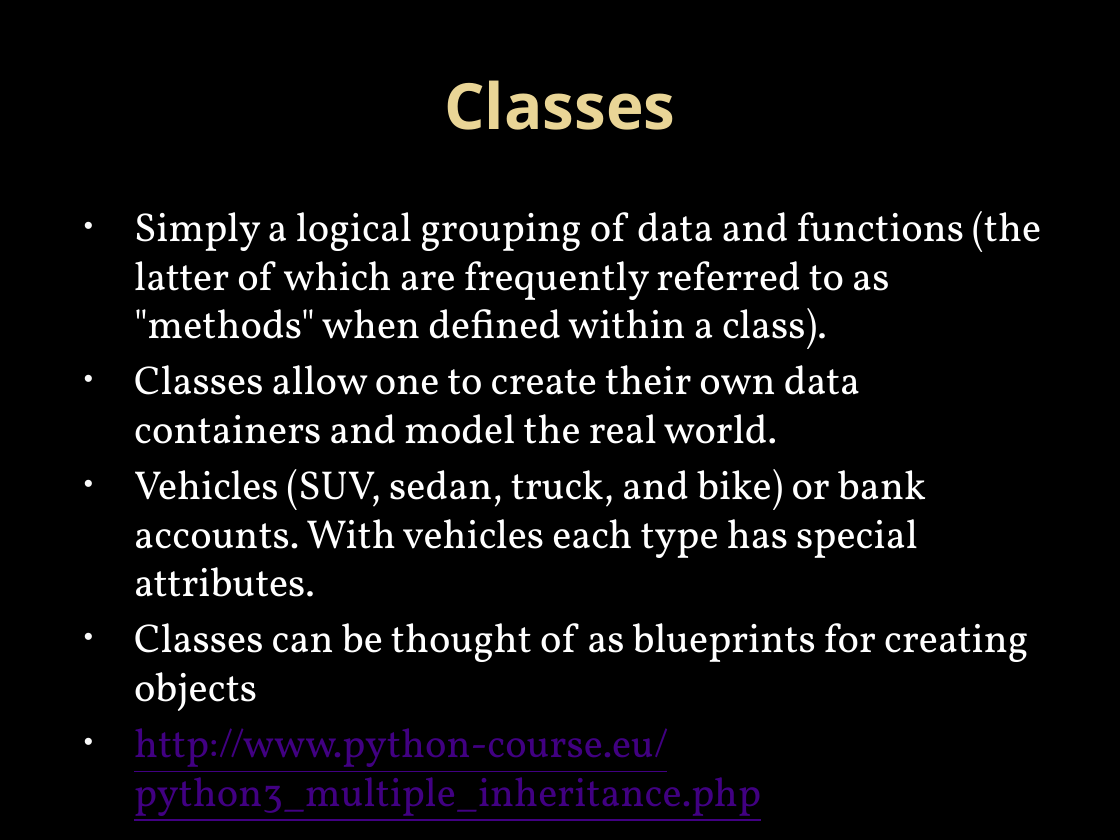
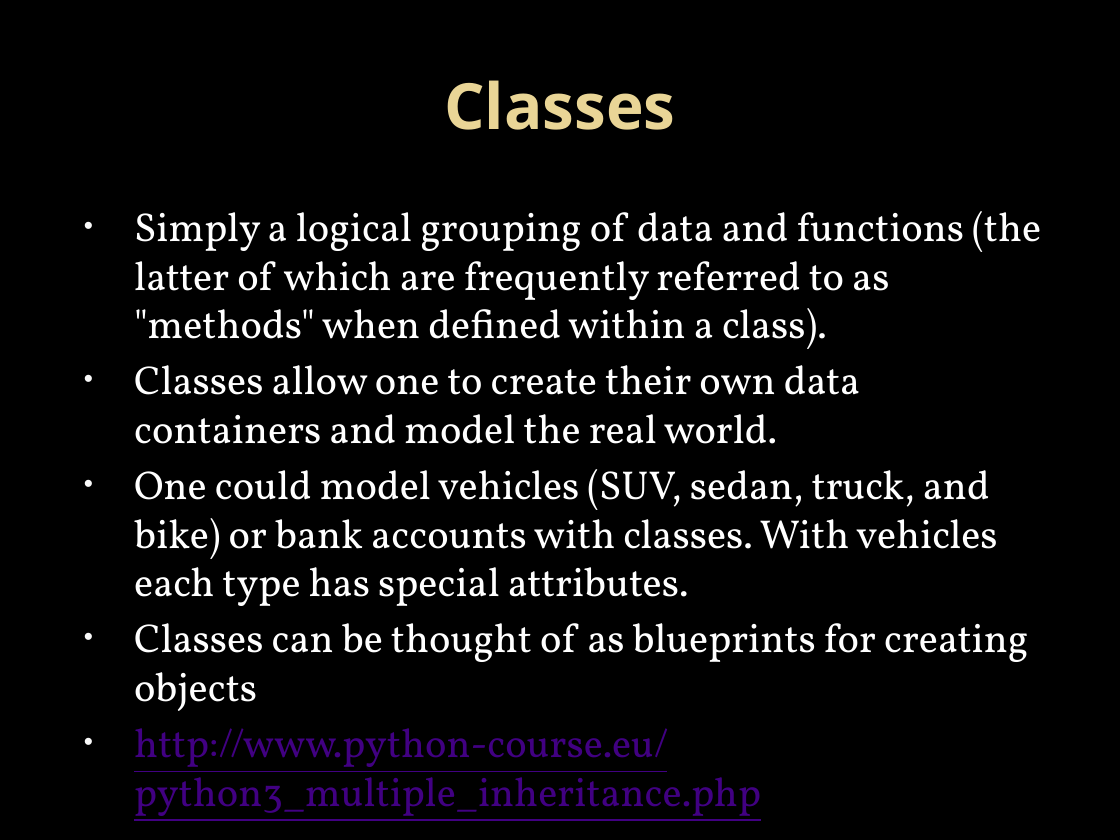
Before and after one commit to LukeKaim/python_training, a slide deck: slide 35 of introduction to python_1.pptx. Drawn at 1120x840 pixels with LibreOffice and Linux fonts; fonts in the diff are those of the drawing; background and template pictures are left out. Boxes give left, top, right and bottom in pixels: in the first picture for what was removed or moved away, otherwise in the second. Text is boxed around its words. In the diff, an @@ line names an element or a change of style, - is before the commit and + after.

```diff
--- a/introduction to python_1.pptx
+++ b/introduction to python_1.pptx
@@ text at box(134, 469, 998, 606): text changed @@
-• Vehicles (SUV, sedan, truck, and bike) or bank accounts. With vehicles each type has special attributes.
+• One could model vehicles (SUV, sedan, truck, and bike) or bank accounts with classes. With vehicles each type has special attributes.
```
Also in this commit, not shown: 9 other slides changed, 1 other file.
